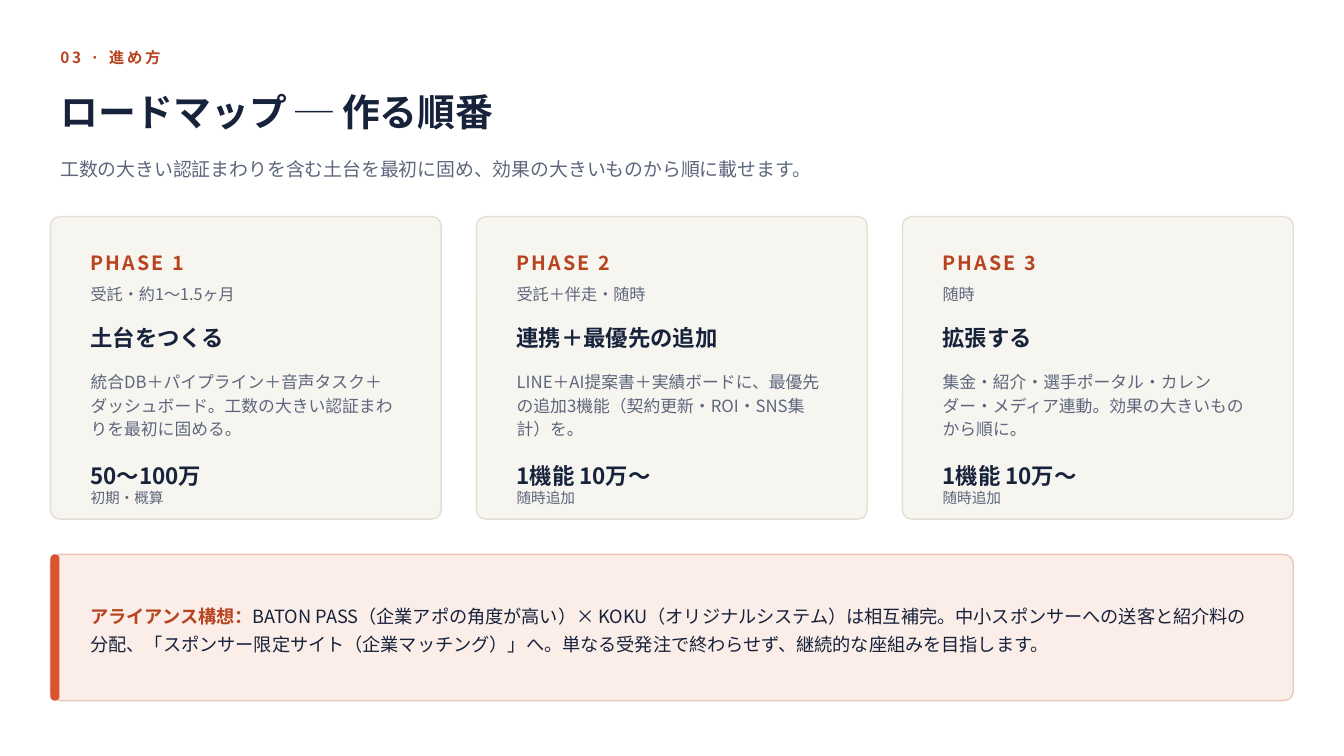
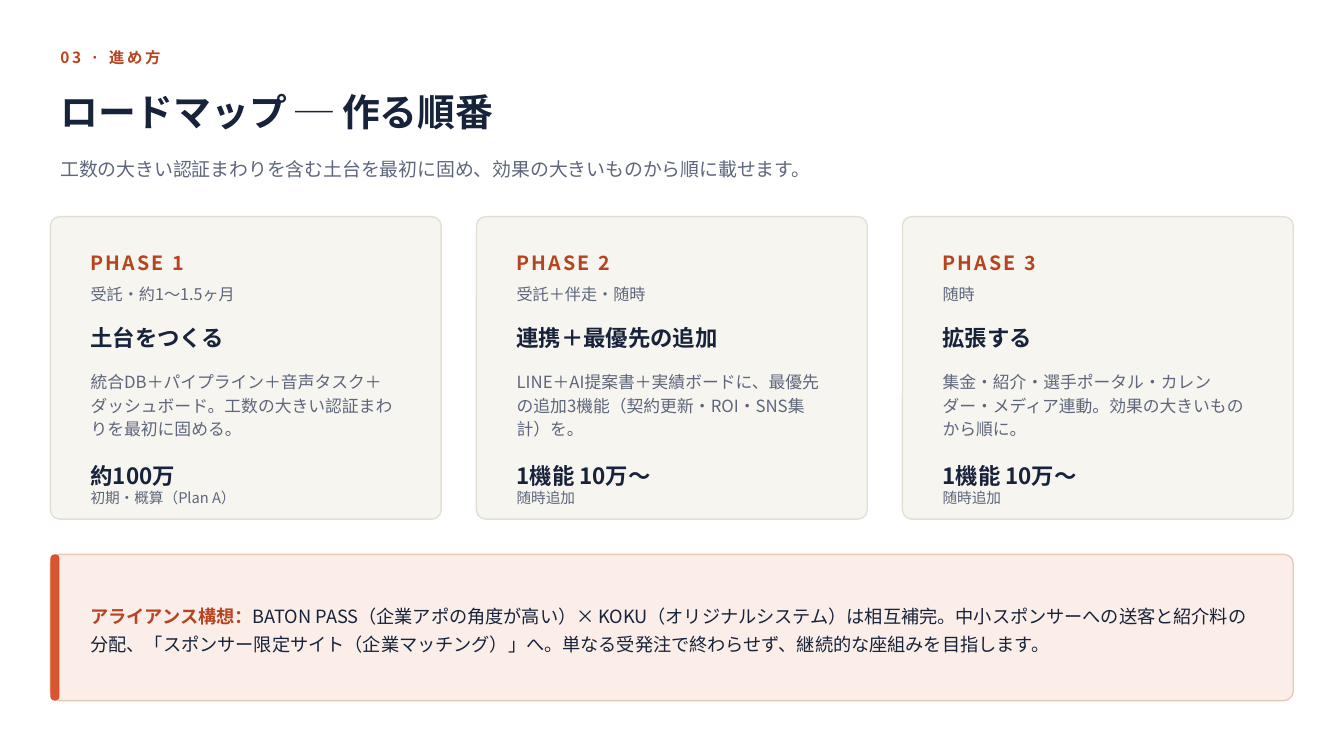
Before and after one commit to nanzetianling-beep/good, a slide deck: slide 7 of baton-pass-takt-proposal.pptx. Drawn at 1344x756 pixels with LibreOffice and Linux fonts; fonts in the diff are those of the drawing. Boxes give left, top, right and bottom in pixels: in the first picture for what was removed or moved away, otherwise in the second. Text is boxed around its words. In the diff, an @@ line names an element or a change of style, - is before the commit and + after.

```diff
--- a/baton-pass-takt-proposal.pptx
+++ b/baton-pass-takt-proposal.pptx
@@ text at (91, 465, 236, 504): text changed; size 16 to 10.5 pt; text colour #17223B to #5D667C; bold off @@
-50〜100万
-初期・概算
+約100万
+初期・概算（Plan A）
```
Also in this commit, not shown: 5 other slides changed, 1 other file.
